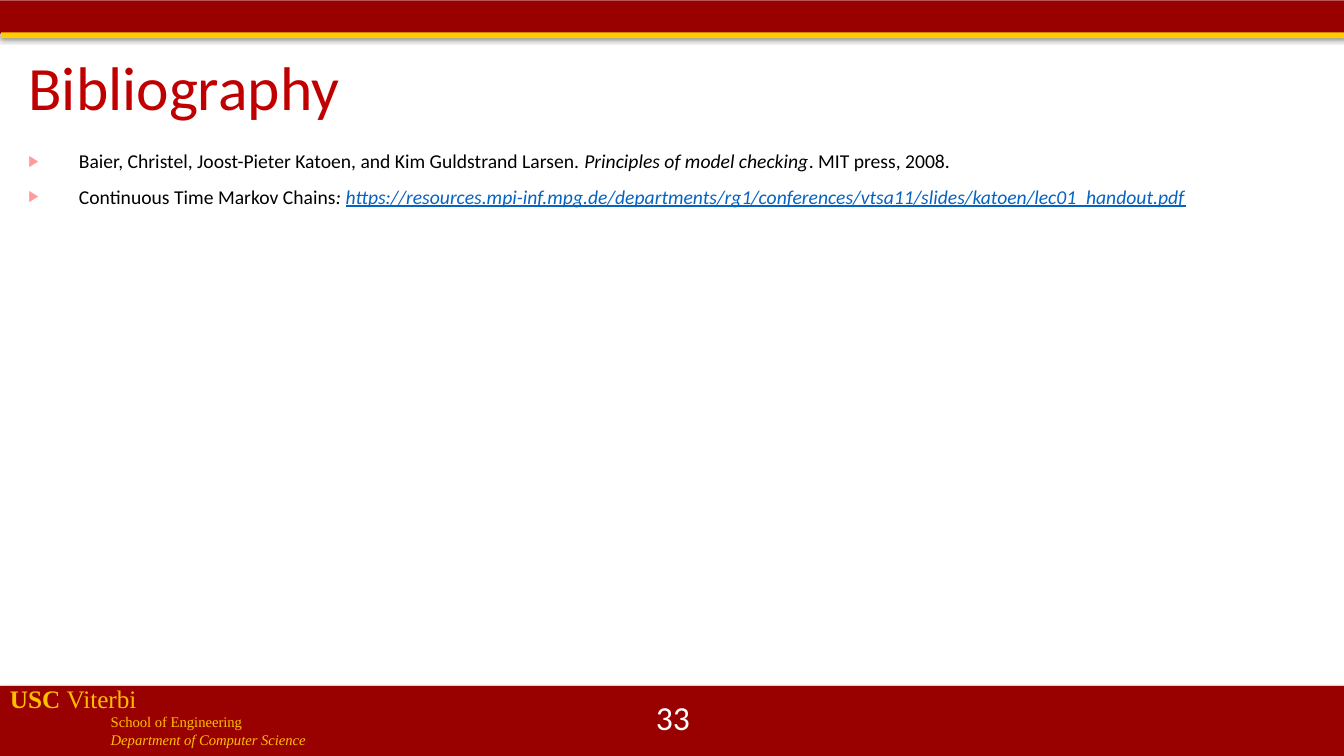
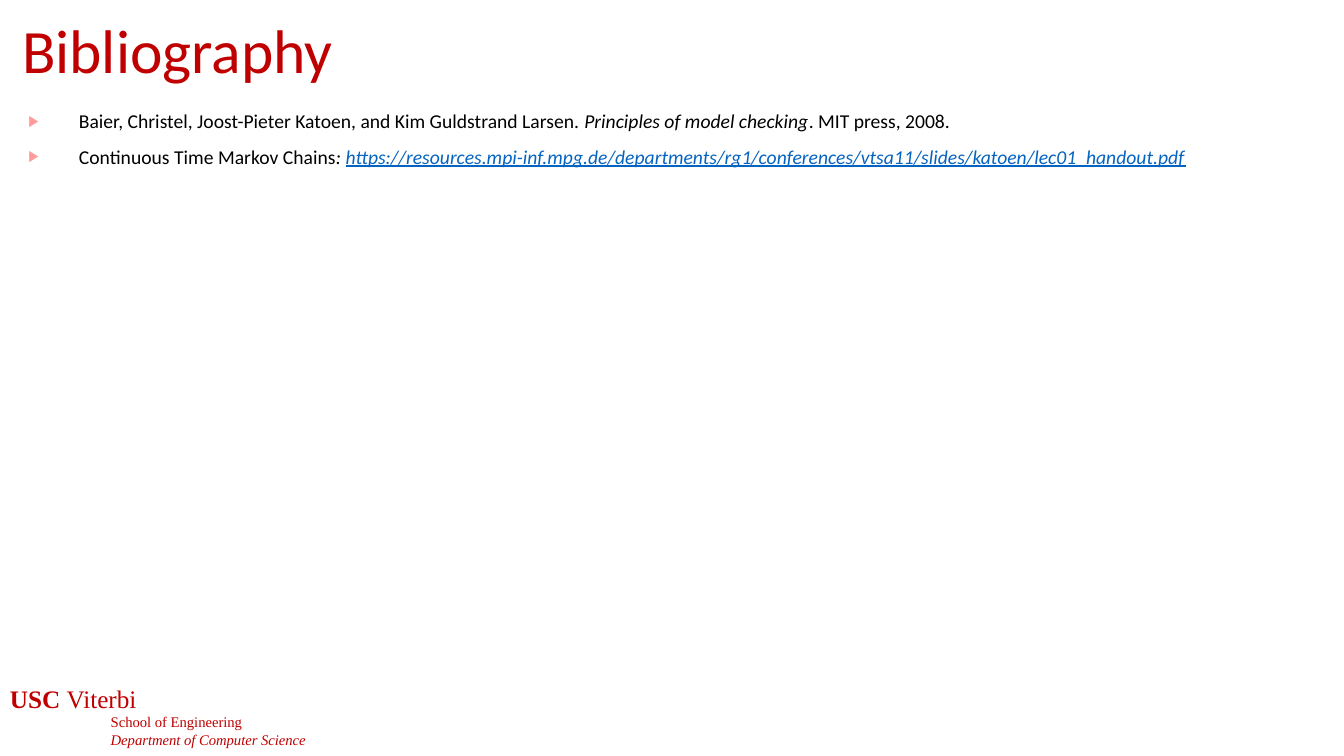
Before and after one commit to jdeshmukh/jdeshmukh.github.io, a slide deck: slide 33 of teaching/cs513slides/lecture9-Probabilistic-Models.pptx. Drawn at 1344x756 pixels with LibreOffice and Linux fonts; fonts in the diff are those of the drawing; background and template pictures are left out. Boxes give left, top, right and bottom in pixels: in the first picture for what was removed or moved away, otherwise in the second. Text is boxed around its words. In the diff, an @@ line names an element or a change of style, - is before the commit and + after.

```diff
--- a/teaching/cs513slides/lecture9-Probabilistic-Models.pptx
+++ b/teaching/cs513slides/lecture9-Probabilistic-Models.pptx
@@ rectangle removed at (0, 0, 1344, 33) @@
@@ title "Bibliography": place and size @@
-title "Bibliography" at (28, 67, 339, 121)
+title "Bibliography" at (22, 30, 333, 84)
@@ rectangle removed at (1, 32, 1344, 38) @@
@@ text "Baier, Christel, Joost-Pieter Katoen, and ...": place and size @@
-text "Baier, Christel, Joost-Pieter Katoen, and ..." at (79, 154, 1185, 208)
+text "Baier, Christel, Joost-Pieter Katoen, and ..." at (79, 114, 1185, 168)
@@ text "USC Viterbi" at (10, 690, 306, 748): text colour #FFC000 to #C00000 @@
@@ rectangle removed at (0, 687, 1344, 756) @@
```
Also in this commit, not shown: 32 other slides changed.
